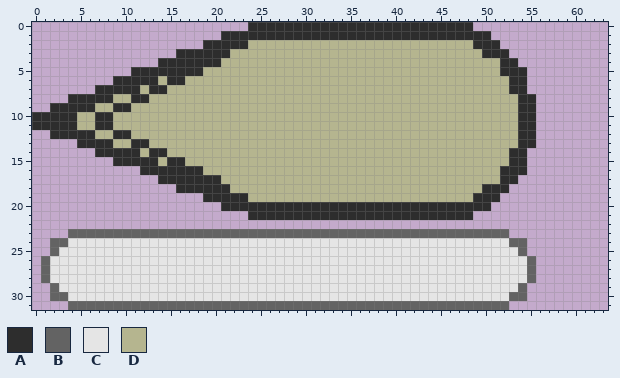
Edited in one commit: pixel-art sprite (Assets/Pictures/FloorPointer_off.png). The first picture shows the starting point.
The file is 64x32 pixels.
Palette (. is transparent): A #2d2d2d  B #636363  C #e5e5e5  D #b5b58f
Pixels before, first column x 0:
 0 ........................AAAAAAAAAAAAAAAAAAAAAAAAA.......
 1 .....................AAAAAAAAAAAAAAAAAAAAAAAAAAAAAA.....
 2 ...................AAAAADDDDDDDDDDDDDDDDDDDDDDDDDAAA....
 3 ................AAAAAADDDDDDDDDDDDDDDDDDDDDDDDDDDDAAA...
 4 ..............AAAAAAADDDDDDDDDDDDDDDDDDDDDDDDDDDDDDDAA..
 5 ...........AAAAAAAADDDDDDDDDDDDDDDDDDDDDDDDDDDDDDDDDAAA.
 6 .........AAAAADAADDDDDDDDDDDDDDDDDDDDDDDDDDDDDDDDDDDDAA.
 7 .......AAAAADAADDDDDDDDDDDDDDDDDDDDDDDDDDDDDDDDDDDDDDAA.
 8 ....AAAAADDAADDDDDDDDDDDDDDDDDDDDDDDDDDDDDDDDDDDDDDDDDAA
 9 ..AAAAADDAADDDDDDDDDDDDDDDDDDDDDDDDDDDDDDDDDDDDDDDDDDDAA
10 AAAAADDAADDDDDDDDDDDDDDDDDDDDDDDDDDDDDDDDDDDDDDDDDDDDDAA
11 AAAAADDAADDDDDDDDDDDDDDDDDDDDDDDDDDDDDDDDDDDDDDDDDDDDDAA
12 ..AAAAADDAADDDDDDDDDDDDDDDDDDDDDDDDDDDDDDDDDDDDDDDDDDDAA
13 .....AAAADDAADDDDDDDDDDDDDDDDDDDDDDDDDDDDDDDDDDDDDDDDDAA
14 .......AAAAADAADDDDDDDDDDDDDDDDDDDDDDDDDDDDDDDDDDDDDDAA.
15 .........AAAAADAADDDDDDDDDDDDDDDDDDDDDDDDDDDDDDDDDDDDAA.
16 ............AAAAAAADDDDDDDDDDDDDDDDDDDDDDDDDDDDDDDDDAAA.
17 ..............AAAAAAADDDDDDDDDDDDDDDDDDDDDDDDDDDDDDDAA..
18 ................AAAAAADDDDDDDDDDDDDDDDDDDDDDDDDDDDAAA...
19 ...................AAAAADDDDDDDDDDDDDDDDDDDDDDDDDAAA....
20 .....................AAAAAAAAAAAAAAAAAAAAAAAAAAAAAA.....
21 ........................AAAAAAAAAAAAAAAAAAAAAAAAA.......
22 ........................................................
23 ....BBBBBBBBBBBBBBBBBBBBBBBBBBBBBBBBBBBBBBBBBBBBBBBBB...
24 ..BBCCCCCCCCCCCCCCCCCCCCCCCCCCCCCCCCCCCCCCCCCCCCCCCCCBB.
25 ..BCCCCCCCCCCCCCCCCCCCCCCCCCCCCCCCCCCCCCCCCCCCCCCCCCCCB.
26 .BCCCCCCCCCCCCCCCCCCCCCCCCCCCCCCCCCCCCCCCCCCCCCCCCCCCCCB
27 .BCCCCCCCCCCCCCCCCCCCCCCCCCCCCCCCCCCCCCCCCCCCCCCCCCCCCCB
28 .BCCCCCCCCCCCCCCCCCCCCCCCCCCCCCCCCCCCCCCCCCCCCCCCCCCCCCB
29 ..BCCCCCCCCCCCCCCCCCCCCCCCCCCCCCCCCCCCCCCCCCCCCCCCCCCCB.
30 ..BBCCCCCCCCCCCCCCCCCCCCCCCCCCCCCCCCCCCCCCCCCCCCCCCCCBB.
31 ....BBBBBBBBBBBBBBBBBBBBBBBBBBBBBBBBBBBBBBBBBBBBBBBBB...
New version:
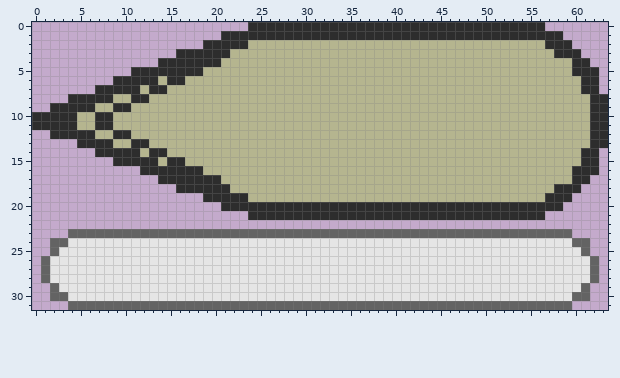
Difference:
Colour A is added in row 0 at x 49 to 56; in row 1 at x 51 to 58; in row 2 at x 57 to 59; in row 3 at x 58 to 60; in row 4 at x 60 to 61; in row 5 at x 60 to 62.
Colour A is added in rows 6 to 7 at x 61 to 62; in rows 8 to 13 at x 62 to 63; in rows 14 to 15 at x 61 to 62; in row 16 at x 60 to 62; in row 17 at x 60 to 61; in row 18 at x 58 to 60.
Colour A is added in row 19 at x 57 to 59; in row 20 at x 51 to 58; in row 21 at x 49 to 56.
Colour B is added in row 23 at x 53 to 59; in row 24 at x 60 to 61; in row 25 at x 61; in rows 26 to 28 at x 62; in row 29 at x 61; in row 30 at x 60 to 61.
Colour B is added in row 31 at x 53 to 59.
Colour C is added in row 24 at x 55 to 59; in row 25 at x 55 to 60; in rows 26 to 28 at x 56 to 61; in row 29 at x 55 to 60; in row 30 at x 55 to 59.
Colour C replaces colour B in row 24 at x 53 to 54; in row 25 at x 54; in rows 26 to 28 at x 55; in row 29 at x 54; in row 30 at x 53 to 54.
Colour D is added in row 2 at x 52 to 56; in row 3 at x 53 to 57; in row 4 at x 54 to 59; in row 5 at x 55 to 59; in rows 6 to 7 at x 55 to 60; in rows 8 to 13 at x 56 to 61.
Colour D is added in rows 14 to 15 at x 55 to 60; in row 16 at x 55 to 59; in row 17 at x 54 to 59; in row 18 at x 53 to 57; in row 19 at x 52 to 56.
Colour D replaces colour A in row 2 at x 49 to 51; in row 3 at x 50 to 52; in row 4 at x 52 to 53; in row 5 at x 52 to 54; in rows 6 to 7 at x 53 to 54; in rows 8 to 13 at x 54 to 55.
Colour D replaces colour A in rows 14 to 15 at x 53 to 54; in row 16 at x 52 to 54; in row 17 at x 52 to 53; in row 18 at x 50 to 52; in row 19 at x 49 to 51.
